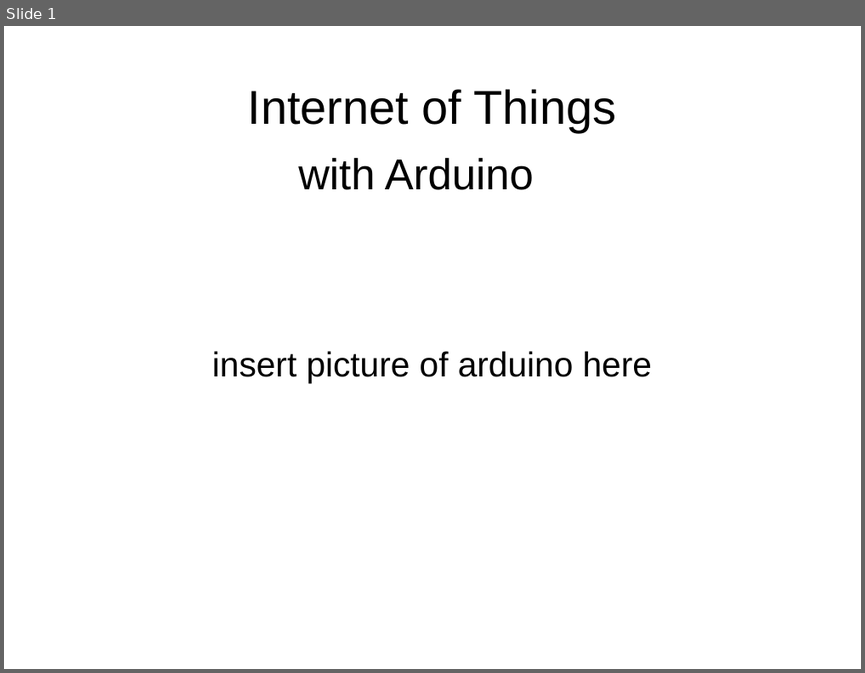
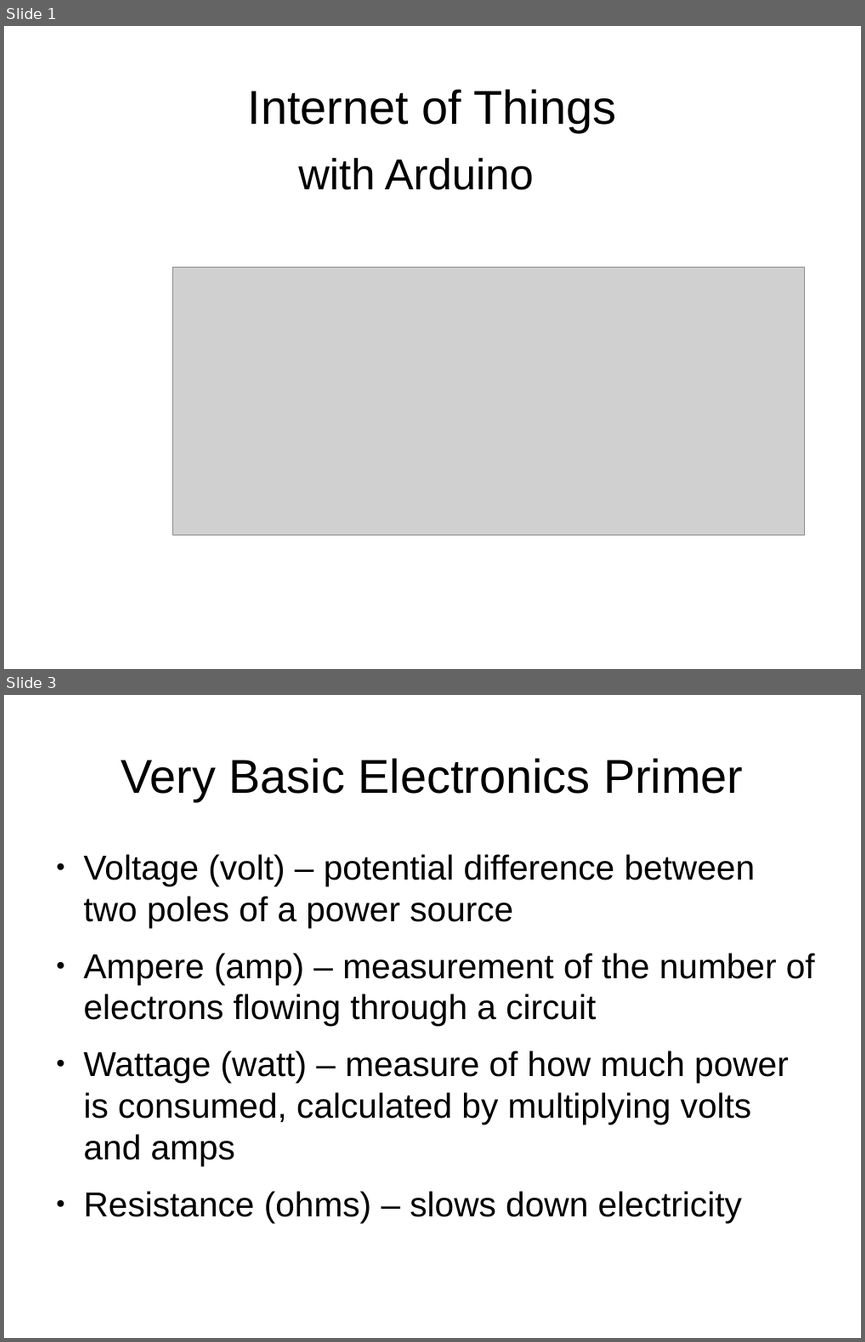
Before and after one commit to jasonmfehr/jug-arduino, a slide deck: presentation/Illnois_JUG_2014_09_09.odp. Shown one above the other, each under a label of ours: slide 1 before the commit, slides 1 and 3 after it; the slides between them are not shown. The pictures are 865x673 and 865x1342 pixels, drawn with LibreOffice and Linux fonts; fonts in the diff are those of the drawing; grey boxes stand for pictures. Boxes give left, top, right and bottom in pixels: in the first picture for what was removed or moved away, otherwise in the second. Text is boxed around its words. In the diff, an @@ line names an element or a change of style, - is before the commit and + after.

```diff
--- a/presentation/Illnois_JUG_2014_09_09.odp
+++ b/presentation/Illnois_JUG_2014_09_09.odp
@@ slide 3 added at (4, 695, 861, 1338), background #FFFFFF @@
@@ title added at (120, 758, 743, 801), 44 pt, text #000000 @@
+Very Basic Electronics Primer
@@ text added at (84, 854, 815, 1222), 32 pt, text #000000 @@
+● Voltage (volt) – potential difference between two poles of a power source
+● Ampere (amp) – measurement of the number of electrons flowing through a circuit
+● Wattage (watt) – measure of how much power is consumed, calculated by multiplying volts and amps
+● Resistance (ohms) – slows down electricity
@@ slide 1 changed as well @@
@@ picture added at (172, 267, 805, 534) @@
@@ subtitle removed at (212, 351, 652, 383) @@
-insert picture of arduino here
```
Also in this commit, not shown: 10 other slides added.
